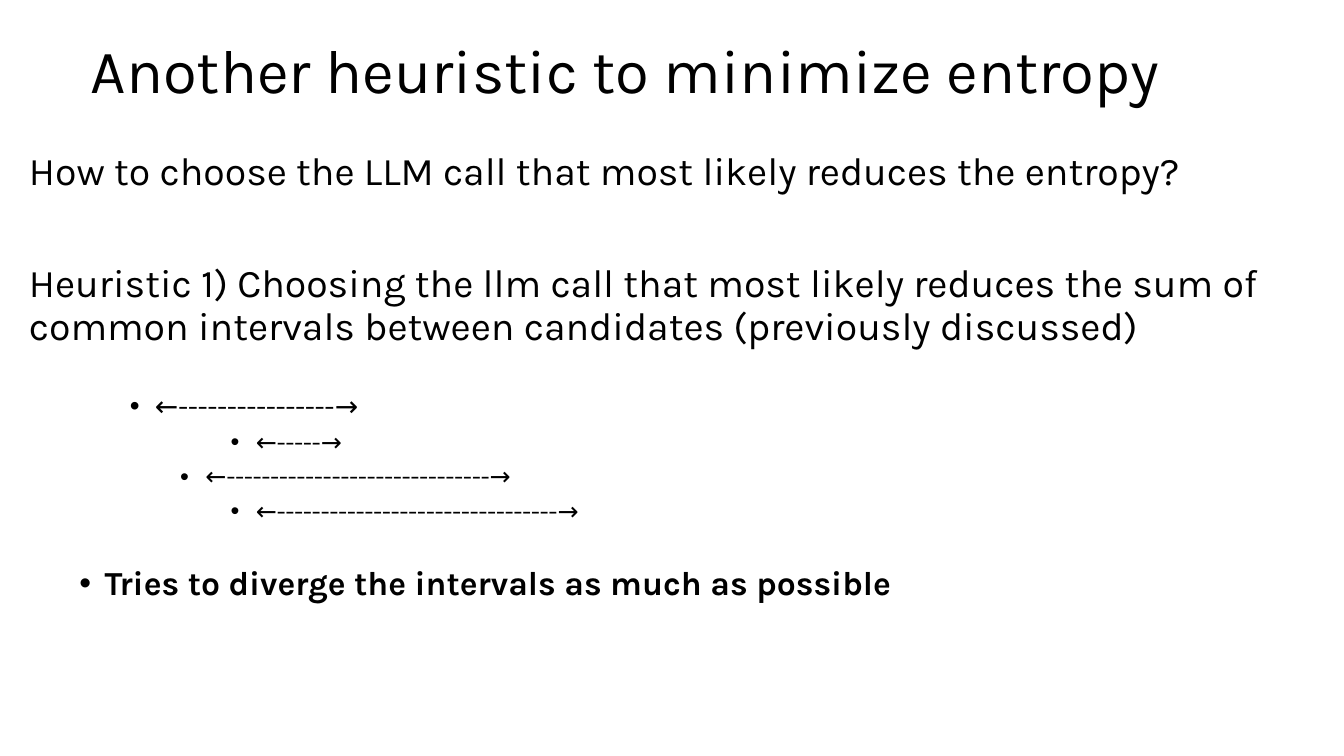
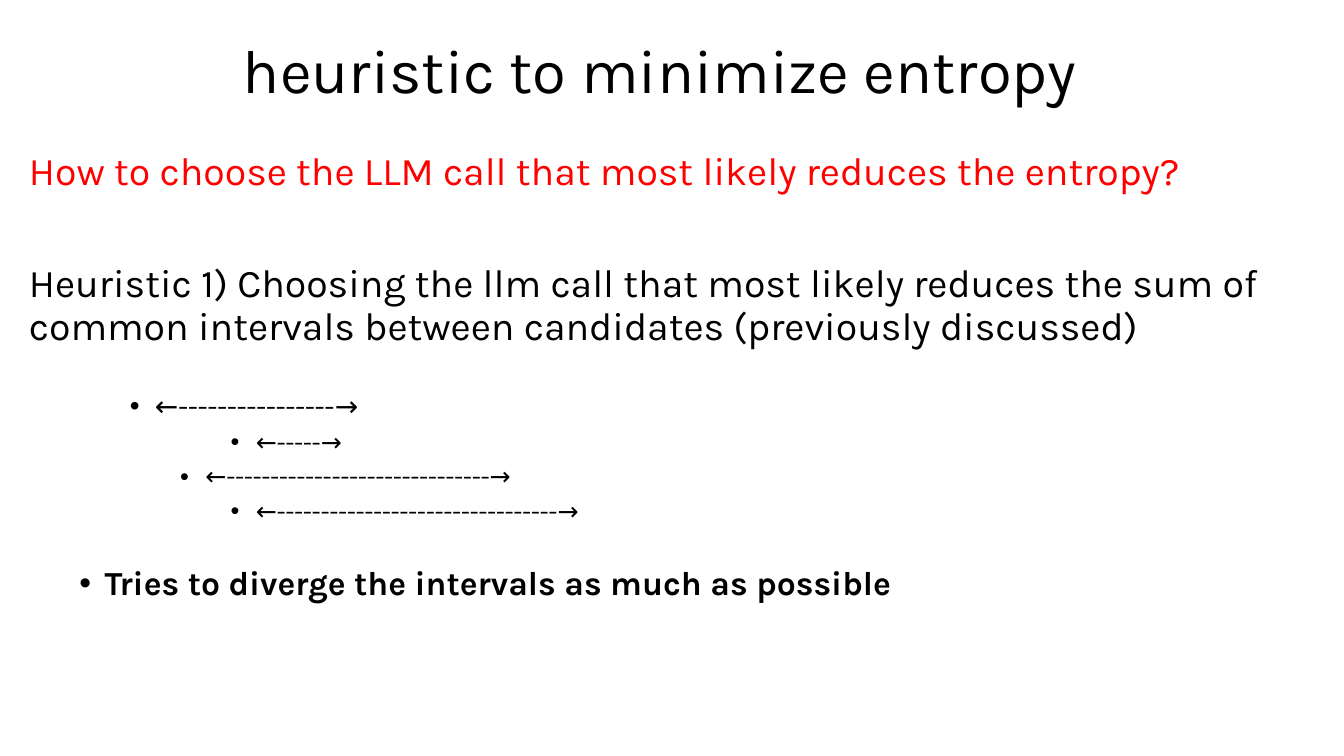
Before and after one commit to sohrabnamazinia/Personalized-Top-K-Set-Queries, a slide deck: slide 21 of rankingwithLLM.pptx. Drawn at 1344x756 pixels with LibreOffice and Linux fonts; fonts in the diff are those of the drawing. Boxes give left, top, right and bottom in pixels: in the first picture for what was removed or moved away, otherwise in the second. Text is boxed around its words. In the diff, an @@ line names an element or a change of style, - is before the commit and + after.

```diff
--- a/rankingwithLLM.pptx
+++ b/rankingwithLLM.pptx
@@ title at [243,50,1076,108]: text changed @@
-Another heuristic to minimize entropy
+heuristic to minimize entropy
@@ text at [29,158,1180,195]: text colour #000000 to #FF0000 in "How to choose the LLM call that ..." @@
```
Also in this commit, not shown: 2 other slides changed, 1 slide added, 2 other files.
